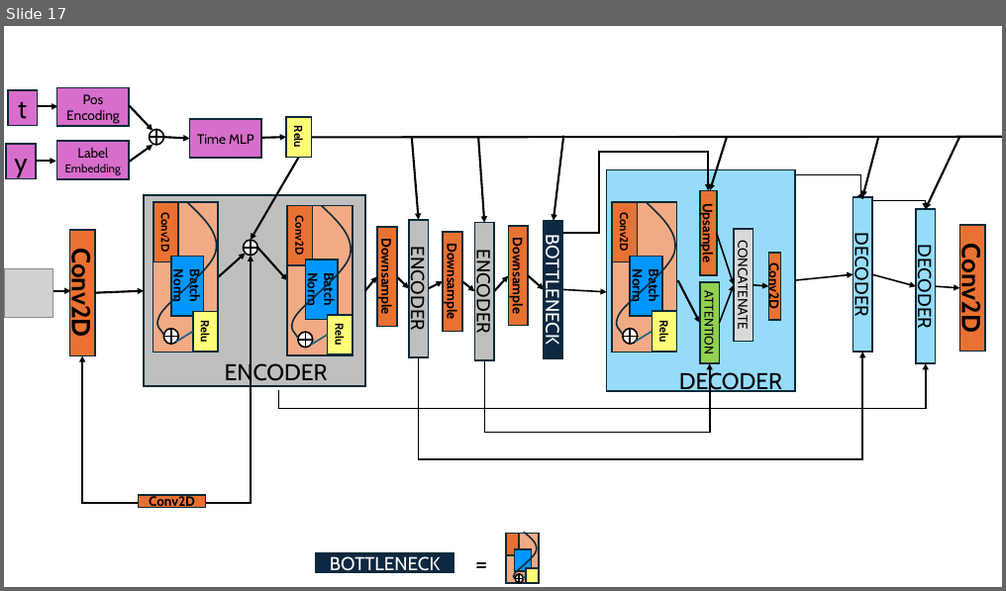
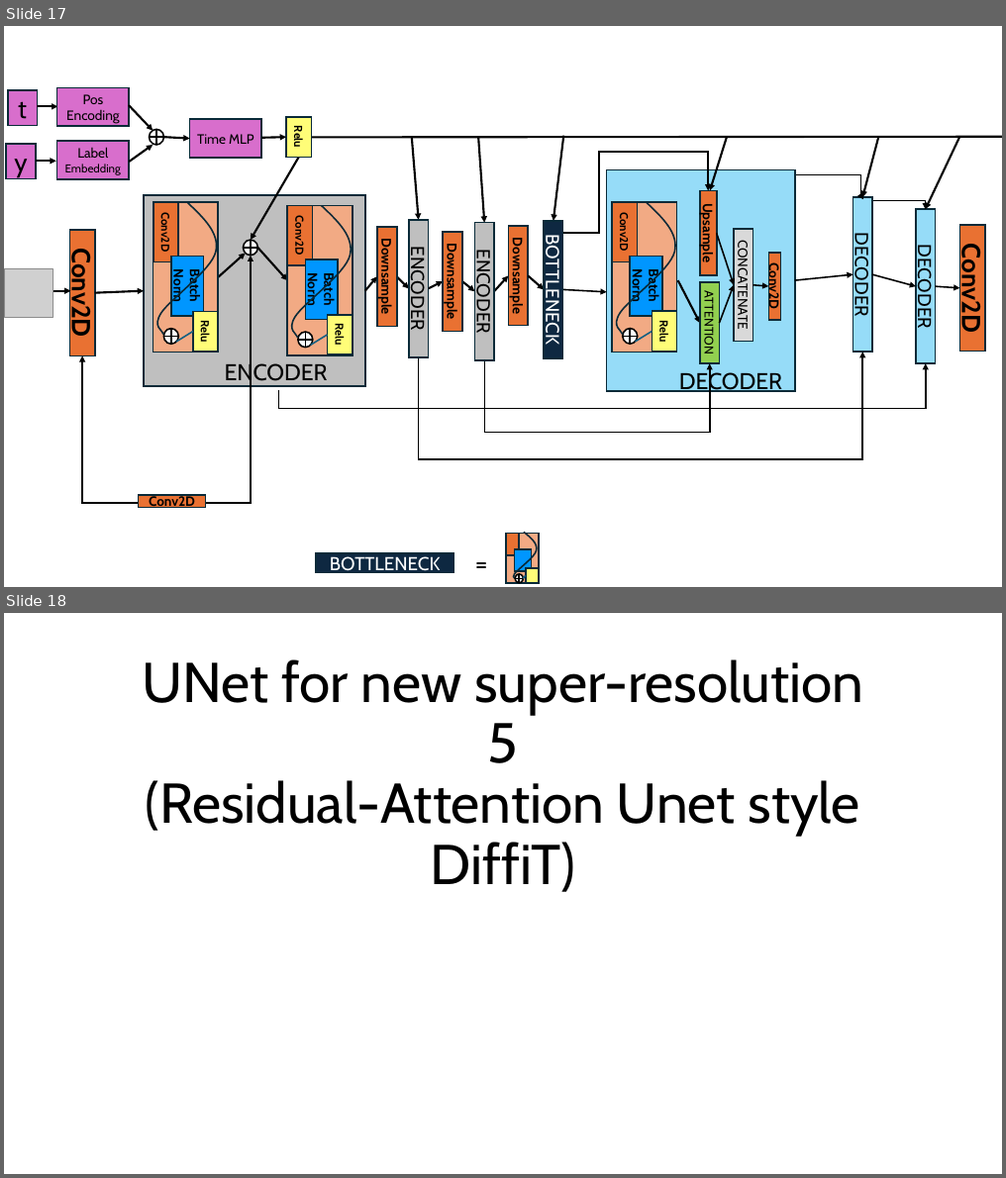
Before and after one commit to AdrianoEttari/pansharpening, a slide deck: models_representation.pptx. Shown one above the other, each under a label of ours: slide 17 before the commit, slides 17 and 18 after it. The pictures are 1006x591 and 1006x1178 pixels, drawn with LibreOffice and Linux fonts; fonts in the diff are those of the drawing; grey boxes stand for pictures. Boxes give left, top, right and bottom in pixels: in the first picture for what was removed or moved away, otherwise in the second. Text is boxed around its words. In the diff, an @@ line names an element or a change of style, - is before the commit and + after.

```diff
--- a/models_representation.pptx
+++ b/models_representation.pptx
@@ slide 18 added at <box>4,613,1002,1174</box>, background #FFFFFF @@
@@ title added at <box>142,660,863,892</box>, 54 pt, text #000000 @@
+UNet for new super-resolution 5
+(Residual-Attention Unet style DiffiT)
```
Also in this commit, not shown: 1 other slide added, 2 other files.
